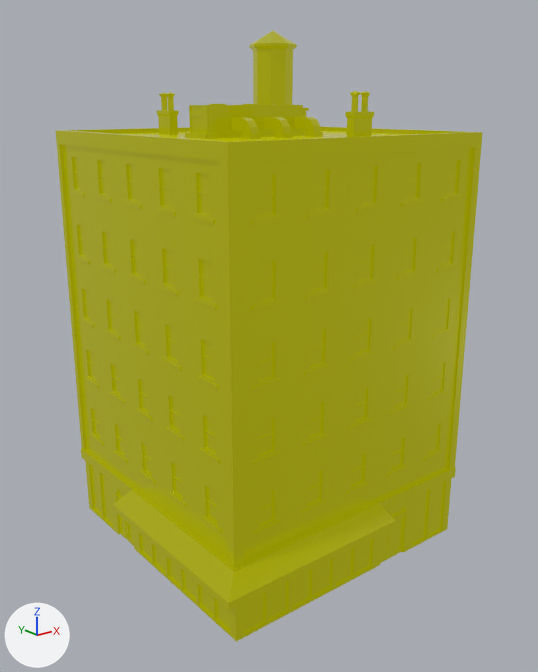
The glTF model public/models/building-block-5floor-corner.glb as it was, and as the next commit left it.
Camera for both pictures: a 50 mm camera at (-20.9, -26.6, 20.4) aimed at (-0.6, -1.2, 10.2). Arrows for +X, +Y and +Z are at lower left; the lights stay in place. Where no turn or scale is listed for an object, it has been applied to the vertices.

The first picture shows 'building-block-5floor-corner'.
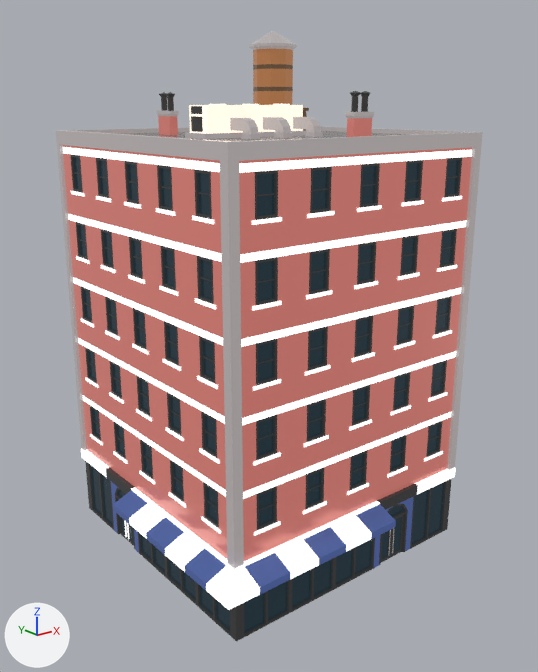
The change in detail:
Picture 'base' (img_base) is new.
Material 'LOWPOLY-COLORS.001' (mat_lowpoly_colors_001) is new.
Uses the picture img_base.
me_building_block_5floor_corner has 2405 vertices, 4717 faces and spans x -7.7..6.6, y -7.7..6.6, z 0.0..23.8.
me_building_block_5floor_corner no longer uses material mat_lowpoly_colors.
me_building_block_5floor_corner now uses material mat_lowpoly_colors_001.

Pixel boxes [x1, y1, x2, y2] of what changed, in the pictures (538 x 672 px):
'building-block-5floor-corner', recoloured
    both: [55, 31, 483, 642]
